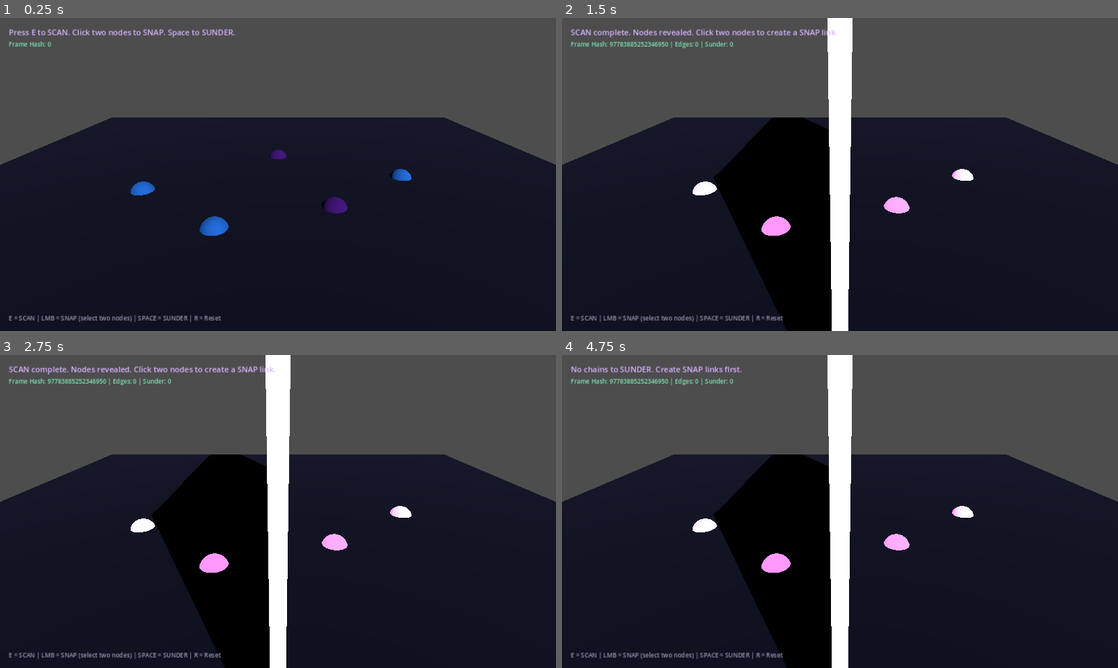
Above: before the commit, frames 1-4 (two rows, left to right).
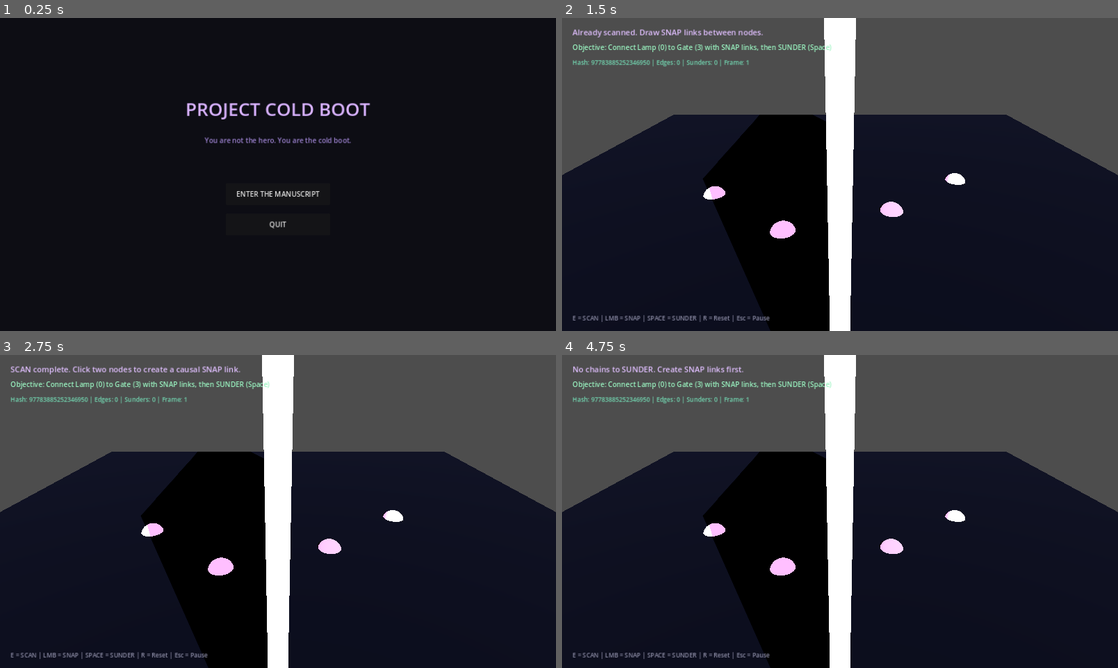
Above: after the commit, the same moments.

Repository: beyond-repair/Project-Cold-Boot
Game: Godot game, scene res://scenes/main_menu/MainMenu.tscn
Two runs of this game, one before a commit and one after it. Both use one fixed random seed, a clock stepped at 60 frames per second and the inputs below. Before the commit the project starts from res://scenes/vertical_slice/VerticalSlice.tscn.
Inputs (mouse positions are in pixels of both pictures, inside the frame that each line leads up to):
- Up to frame 1 (0.25 s): no input
- Up to frame 2 (1.5 s): click (840, 193) at 0.5 s, where only the run after the commit has a clickable "ENTER THE MANUSCRIPT"; tap E (scan) at 1.25 s; move the mouse to (962, 158) at 1.27 s; hold E (scan) from 1.28 s (still down); click (962, 158) at 1.42 s
- Up to frame 3 (2.75 s): tap Space (sunder) at 1.55, 2.1 s; tap R (reset_demo) at 2 s; move the mouse to (166, 527) at 2.02 s; release E (scan) at 2.03 s; click (166, 527) at 2.17 s; tap E (scan) at 2.3 s
- Up to frame 4 (4.75 s): tap R (reset_demo) at 2.75, 3.5, 4.25 s; move the mouse to (895, 442) at 2.77 s; hold E (scan) 2.78-3.53 s; click (895, 442) at 2.92 s; tap Space (sunder) at 3.05, 3.6, 4.55 s; move the mouse to (812, 574) at 3.52 s; click (812, 574) at 3.67 s; tap E (scan) at 3.8 s; move the mouse to (1006, 558) at 4.27 s; hold E (scan) from 4.28 s (still down); click (1006, 558) at 4.42 s

The runs differ from the first frame. In frame 1, 36% of the frame differs, in the area x 0-100%, y 0-98%; in frame 2, 6.5%; in frame 3, 6.4%; in frame 4, 6.3%.

Commit message:
Vertical slice hardening toward full game
- Main menu scene + flow into slice
- Clear objective tracking and win state
- Improved feedback, locked-node handling, path hinting
- Simple pause / restart
- Progress toward complete single-room experience
- Status updated: slice hardening in progress, full game roadmap active

Diff:
--- a/godot/project.godot
+++ b/godot/project.godot
@@ -1,5 +1,5 @@
 ; Engine configuration file.
-; Godot 4.x project for Project Cold Boot vertical slice.
+; Godot 4.x project for Project Cold Boot.
 
 config_version=5
 
@@ -7,7 +7,7 @@
 
 config/name="Project Cold Boot"
 config/description="Reality-editing action-puzzle. SCAN → SNAP → SUNDER. You are the cold boot."
-run/main_scene="res://scenes/vertical_slice/VerticalSlice.tscn"
+run/main_scene="res://scenes/main_menu/MainMenu.tscn"
 config/features=PackedStringArray("4.2", "Forward Plus")
 config/icon="res://icon.svg"
 
@@ -44,8 +44,12 @@
 "events": [Object(InputEventKey,"resource_local_to_scene":false,"resource_name":"","device":0,"window_id":0,"alt_presse …(191 unchanged characters)…
 ]
 }
+pause_menu={
+"deadzone": 0.5,
+"events": [Object(InputEventKey,"resource_local_to_scene":false,"resource_name":"","device":0,"window_id":0,"alt_pressed":false,"shift_pressed":false,"ctrl_pressed":false,"meta_pressed":false,"pressed":false,"keycode":0,"physical_keycode":4194305,"key_label":0,"unicode":0,"location":0,"echo":false,"script":null)
+]
+}
 
 [rendering]
 
 anti_aliasing/quality/msaa_3d=1
-lights_and_shadows/directional_shadow/size=2048
--- /dev/null
+++ b/godot/scenes/main_menu/MainMenu.tscn
@@ -0,0 +1,81 @@
+[gd_scene load_steps=2 format=3]
+
+[ext_resource type="Script" path="res://scripts/main_menu/MainMenu.gd" id="1"]
+
+[node name="MainMenu" type="Control"]
+layout_mode = 3
+anchors_preset = 15
+anchor_right = 1.0
+anchor_bottom = 1.0
+grow_horizontal = 2
+grow_vertical = 2
+script = ExtResource("1")
+
+[node name="ColorRect" type="ColorRect" parent="."]
+layout_mode = 1
+anchors_preset = 15
+anchor_right = 1.0
+anchor_bottom = 1.0
+grow_horizontal = 2
+grow_vertical = 2
+color = Color(0.05, 0.05, 0.08, 1)
+
+[node name="Title" type="Label" parent="."]
+layout_mode = 1
+anchors_preset = 8
+anchor_left = 0.5
+anchor_top = 0.5
+anchor_right = 0.5
+anchor_bottom = 0.5
+offset_left = -300.0
+offset_top = -180.0
+offset_right = 300.0
+offset_bottom = -100.0
+grow_horizontal = 2
+grow_vertical = 2
+theme_override_colors/font_color = Color(0.85, 0.7, 1, 1)
+theme_override_font_sizes/font_size = 42
+text = "PROJECT COLD BOOT"
+horizontal_alignment = 1
+
+[node name="Subtitle" type="Label" parent="."]
+layout_mode = 1
+anchors_preset = 8
+anchor_left = 0.5
+anchor_top = 0.5
+anchor_right = 0.5
+anchor_bottom = 0.5
+offset_left = -400.0
+offset_top = -90.0
+offset_right = 400.0
+offset_bottom = -50.0
+theme_override_colors/font_color = Color(0.6, 0.5, 0.8, 1)
+theme_override_font_sizes/font_size = 16
+text = "You are not the hero. You are the cold boot."
+horizontal_alignment = 1
+
+[node name="PlayButton" type="Button" parent="."]
+layout_mode = 1
+anchors_preset = 8
+anchor_left = 0.5
+anchor_top = 0.5
+anchor_right = 0.5
+anchor_bottom = 0.5
+offset_left = -120.0
+offset_top = 20.0
+offset_right = 120.0
+offset_bottom = 70.0
+text = "ENTER THE MANUSCRIPT"
+
+[node name="QuitButton" type="Button" parent="."]
+layout_mode = 1
+anchors_preset = 8
+anchor_left = 0.5
+anchor_top = 0.5
+anchor_right = 0.5
+anchor_bottom = 0.5
+offset_left = -120.0
+offset_top = 90.0
+offset_right = 120.0
+offset_bottom = 140.0
+text = "QUIT"
--- a/godot/scenes/vertical_slice/VerticalSlice.tscn
+++ b/godot/scenes/vertical_slice/VerticalSlice.tscn
@@ -6,49 +6,49 @@
 size = Vector3(20, 0.2, 20)
 
 [sub_resource type="StandardMaterial3D" id="Mat_floor"]
-albedo_color = Color(0.08, 0.08, 0.12, 1)
+albedo_color = Color(0.07, 0.07, 0.11, 1)
 
 [sub_resource type="BoxMesh" id="BoxMesh_seam"]
-size = Vector3(0.15, 6, 12)
+size = Vector3(0.18, 7, 14)
 
 [sub_resource type="StandardMaterial3D" id="Mat_seam"]
-albedo_color = Color(0.6, 0.2, 1, 1)
+albedo_color = Color(0.55, 0.15, 1, 1)
 emission_enabled = true
-emission = Color(0.7, 0.3, 1, 1)
-emission_energy_multiplier = 4.0
+emission = Color(0.7, 0.25, 1, 1)
+emission_energy_multiplier = 5.0
 
 [sub_resource type="CapsuleMesh" id="Capsule_auditor"]
 radius = 0.4
-height = 1.8
+height = 1.85
 
 [sub_resource type="StandardMaterial3D" id="Mat_auditor"]
-albedo_color = Color(0.1, 0.1, 0.12, 1)
+albedo_color = Color(0.08, 0.08, 0.1, 1)
 emission_enabled = true
-emission = Color(0.3, 0.05, 0.4, 1)
-emission_energy_multiplier = 0.8
+emission = Color(0.35, 0.05, 0.45, 1)
+emission_energy_multiplier = 1.0
 
 [sub_resource type="CapsuleMesh" id="Capsule_sable"]
-radius = 0.35
+radius = 0.32
 height = 1.6
 
 [sub_resource type="StandardMaterial3D" id="Mat_sable"]
-albedo_color = Color(0.15, 0.05, 0.2, 1)
+albedo_color = Color(0.12, 0.04, 0.18, 1)
 emission_enabled = true
-emission = Color(0.5, 0.2, 0.8, 1)
-emission_energy_multiplier = 1.5
+emission = Color(0.55, 0.2, 0.85, 1)
+emission_energy_multiplier = 2.0
 
 [node name="VerticalSlice" type="Node3D"]
 script = ExtResource("1")
 
 [node name="Camera3D" type="Camera3D" parent="."]
-transform = Transform3D(1, 0, 0, 0, 0.92, 0.39, 0, -0.39, 0.92, 0, 4, 8)
+transform = Transform3D(1, 0, 0, 0, 0.906, 0.423, 0, -0.423, 0.906, 0, 5, 9)
 current = true
-fov = 55.0
+fov = 52.0
 
 [node name="DirectionalLight3D" type="DirectionalLight3D" parent="."]
-transform = Transform3D(0.86, -0.3, 0.4, 0, 0.8, 0.6, -0.5, -0.5, 0.7, 0, 5, 0)
-light_color = Color(0.7, 0.75, 1, 1)
-light_energy = 0.9
+transform = Transform3D(0.86, -0.3, 0.4, 0, 0.8, 0.6, -0.5, -0.5, 0.7, 0, 6, 0)
+light_color = Color(0.65, 0.7, 1, 1)
+light_energy = 0.85
 shadow_enabled = true
 
 [node name="Floor" type="MeshInstance3D" parent="."]
@@ -56,7 +56,7 @@
 surface_material_override/0 = SubResource("Mat_floor")
 
 [node name="BleedSeam" type="MeshInstance3D" parent="."]
-transform = Transform3D(1, 0, 0, 0, 1, 0, 0, 0, 1, 0, 3, 0)
+transform = Transform3D(1, 0, 0, 0, 1, 0, 0, 0, 1, 0, 3.5, 0)
 mesh = SubResource("BoxMesh_seam")
 surface_material_override/0 = SubResource("Mat_seam")
 visible = false
@@ -66,13 +66,13 @@
 [node name="GraphEdges" type="Node3D" parent="."]
 
 [node name="Auditor" type="MeshInstance3D" parent="."]
-transform = Transform3D(1, 0, 0, 0, 1, 0, 0, 0, 1, 3, 1, 3)
+transform = Transform3D(1, 0, 0, 0, 1, 0, 0, 0, 1, 3.5, 1.1, 3.5)
 mesh = SubResource("Capsule_auditor")
 surface_material_override/0 = SubResource("Mat_auditor")
 visible = false
 
 [node name="Sable" type="MeshInstance3D" parent="."]
-transform = Transform3D(1, 0, 0, 0, 1, 0, 0, 0, 1, -3, 1, 3)
+transform = Transform3D(1, 0, 0, 0, 1, 0, 0, 0, 1, -3.5, 1.0, 3.5)
 mesh = SubResource("Capsule_sable")
 surface_material_override/0 = SubResource("Mat_sable")
 visible = false
@@ -80,28 +80,77 @@
 [node name="UI" type="CanvasLayer" parent="."]
 
 [node name="StatusLabel" type="Label" parent="UI"]
-offset_left = 20.0
+offset_left = 24.0
 offset_top = 20.0
-offset_right = 900.0
-offset_bottom = 80.0
-theme_override_colors/font_color = Color(0.85, 0.7, 1, 1)
+offset_right = 960.0
+offset_bottom = 60.0
+theme_override_colors/font_color = Color(0.88, 0.75, 1, 1)
 theme_override_font_sizes/font_size = 18
 text = "Press E to SCAN."
 
-[node name="HelpLabel" type="Label" parent="UI"]
-offset_left = 20.0
-offset_top = 680.0
-offset_right = 800.0
-offset_bottom = 710.0
-theme_override_colors/font_color = Color(0.6, 0.6, 0.7, 1)
-theme_override_font_sizes/font_size = 14
-text = "E = SCAN | LMB = SNAP | SPACE = SUNDER | R = Reset"
+[node name="ObjectiveLabel" type="Label" parent="UI"]
+offset_left = 24.0
+offset_top = 56.0
+offset_right = 900.0
+offset_bottom = 88.0
+theme_override_colors/font_color = Color(0.6, 0.95, 0.75, 1)
+theme_override_font_sizes/font_size = 16
+text = "Objective: SCAN the room (E)"
 
 [node name="HashLabel" type="Label" parent="UI"]
-offset_left = 20.0
-offset_top = 50.0
-offset_right = 600.0
+offset_left = 24.0
+offset_top = 92.0
+offset_right = 700.0
+offset_bottom = 120.0
+theme_override_colors/font_color = Color(0.45, 0.85, 0.7, 1)
+theme_override_font_sizes/font_size = 14
+text = "Hash: 0"
+
+[node name="HelpLabel" type="Label" parent="UI"]
+offset_left = 24.0
+offset_top = 680.0
+offset_right = 900.0
+offset_bottom = 710.0
+theme_override_colors/font_color = Color(0.55, 0.55, 0.65, 1)
+theme_override_font_sizes/font_size = 14
+text = "E = SCAN | LMB = SNAP | SPACE = SUNDER | R = Reset | Esc = Pause"
+
+[node name="WinPanel" type="PanelContainer" parent="UI"]
+visible = false
+anchors_preset = 8
+anchor_left = 0.5
+anchor_top = 0.5
+anchor_right = 0.5
+anchor_bottom = 0.5
+offset_left = -220.0
+offset_top = -80.0
+offset_right = 220.0
 offset_bottom = 80.0
-theme_override_colors/font_color = Color(0.5, 0.9, 0.7, 1)
-theme_override_font_sizes/font_size = 14
-text = "Frame Hash: 0"
+
+[node name="WinLabel" type="Label" parent="UI/WinPanel"]
+layout_mode = 2
+theme_override_colors/font_color = Color(0.85, 0.7, 1, 1)
+theme_override_font_sizes/font_size = 20
+text = "GATE OPEN\nSable: \"You rewrote the fragment.\"\nPress R to run again."
+horizontal_alignment = 1
+vertical_alignment = 1
+
+[node name="PausePanel" type="PanelContainer" parent="UI"]
+process_mode = 3
+visible = false
+anchors_preset = 8
+anchor_left = 0.5
+anchor_top = 0.5
+anchor_right = 0.5
+anchor_bottom = 0.5
+offset_left = -160.0
+offset_top = -60.0
+offset_right = 160.0
+offset_bottom = 60.0
+
+[node name="PauseLabel" type="Label" parent="UI/PausePanel"]
+layout_mode = 2
+theme_override_font_sizes/font_size = 22
+text = "PAUSED\nEsc to resume"
+horizontal_alignment = 1
+vertical_alignment = 1
--- /dev/null
+++ b/godot/scripts/main_menu/MainMenu.gd
@@ -0,0 +1,11 @@
+extends Control
+
+func _ready() -> void:
+	$PlayButton.pressed.connect(_on_play)
+	$QuitButton.pressed.connect(_on_quit)
+
+func _on_play() -> void:
+	get_tree().change_scene_to_file("res://scenes/vertical_slice/VerticalSlice.tscn")
+
+func _on_quit() -> void:
+	get_tree().quit()
--- a/godot/scripts/systems/GameState.gd
+++ b/godot/scripts/systems/GameState.gd
@@ -1,6 +1,5 @@
 extends Node
-## Autoload: minimal DLRSE state for the vertical slice demo.
-## Log-only emission simulation + single-writer commit.
+## Minimal DLRSE state for vertical slice → expanding toward full game.
 
 signal graph_changed
 signal frame_committed(frame_id: int, hash: int)
@@ -9,6 +8,8 @@
 signal snap_created(from_id: int, to_id: int)
 signal sunder_executed(chain: Array)
 signal auditor_intervened
+signal gate_opened
+signal demo_won
 
 const MAX_NODES := 32
 const MAX_EDGES := 64
@@ -20,7 +21,9 @@
 var scanned: bool = false
 var sunder_count: int = 0
 var auditor_active: bool = false
+var gate_is_open: bool = false
 var last_hash: int = 0
+var snap_count: int = 0
 
 func _ready() -> void:
 	reset_demo()
@@ -33,9 +36,9 @@
 	scanned = false
 	sunder_count = 0
 	auditor_active = false
+	gate_is_open = false
 	last_hash = 0
-	# Hard-coded vertical-slice room graph (5 anchors)
-	# Matches dual-reality street: 3 Vesper + 2 Necropolis bleed anchors
+	snap_count = 0
 	_add_node(0, Vector3(-4, 0, 0), 1, "Vesper_Lamp")
 	_add_node(1, Vector3(-1.5, 0, 2), 1, "Vesper_Conduit")
 	_add_node(2, Vector3(1.5, 0, 1), 0, "Necro_Spire")
@@ -70,12 +73,10 @@
 	mutation_log.append(rec)
 
 func commit_frame() -> bool:
-	# Minimal DCB validation
 	if mutation_log.size() > 16:
 		validation_failed.emit("Budget exceeded")
 		mutation_log.clear()
 		return false
-	# Apply in order (already sequential)
 	for rec in mutation_log:
 		_apply(rec)
 	frame_id += 1
@@ -98,7 +99,12 @@
 			if from_id >= 0 and to_id >= 0 and from_id < nodes.size() and to_id < nodes.size():
 				if nodes[from_id].locked or nodes[to_id].locked:
 					return
+				# Prevent duplicate edges
+				for e in edges:
+					if (e.from == from_id and e.to == to_id) or (e.from == to_id and e.to == from_id):
+						return
 				edges.append({"from": from_id, "to": to_id, "strength": 1.0, "corrupted": false})
+				snap_count += 1
 				snap_created.emit(from_id, to_id)
 		"SUNDER":
 			var chain: Array = []
@@ -107,9 +113,11 @@
 					chain.append(e)
 			sunder_count += 1
 			sunder_executed.emit(chain)
-			# Simple resolution: unlock gate if chain connects lamp to gate
 			if _has_path(0, 3):
 				nodes[3]["label"] = "Vesper_Gate_OPEN"
+				gate_is_open = true
+				gate_opened.emit()
+				demo_won.emit()
 		"AUD_LOCK":
 			var nid: int = rec.node
 			if nid >= 0 and nid < nodes.size():
@@ -152,6 +160,3 @@
 		if n.revealed or scanned:
 			out.append(n)
 	return out
-
-func get_edges() -> Array:
-	return edges
--- a/godot/scripts/vertical_slice/VerticalSlice.gd
+++ b/godot/scripts/vertical_slice/VerticalSlice.gd
@@ -1,20 +1,22 @@
 extends Node3D
-## Vertical Slice gray-box controller.
-## SCAN (E) → SNAP (Left Click nodes) → SUNDER (Space) → Escape when gate opens.
+## Vertical Slice — hardened single-room experience.
 
 @onready var status_label: Label = $UI/StatusLabel
 @onready var help_label: Label = $UI/HelpLabel
 @onready var hash_label: Label = $UI/HashLabel
+@onready var objective_label: Label = $UI/ObjectiveLabel
 @onready var node_container: Node3D = $GraphNodes
 @onready var edge_container: Node3D = $GraphEdges
 @onready var auditor_mesh: MeshInstance3D = $Auditor
 @onready var sable_mesh: MeshInstance3D = $Sable
 @onready var bleed_seam: MeshInstance3D = $BleedSeam
+@onready var win_panel: Control = $UI/WinPanel
+@onready var pause_panel: Control = $UI/PausePanel
 
 var selected_node: int = -1
 var node_meshes: Dictionary = {}
-var edge_meshes: Array = []
 var demo_complete: bool = false
+var paused: bool = false
 
 func _ready() -> void:
 	GameState.graph_changed.connect(_rebuild_visuals)
@@ -24,11 +26,20 @@
 	GameState.auditor_intervened.connect(_on_auditor)
 	GameState.frame_committed.connect(_on_committed)
 	GameState.validation_failed.connect(_on_validation_failed)
+	GameState.demo_won.connect(_on_win)
+	win_panel.visible = false
+	pause_panel.visible = false
 	_rebuild_visuals()
-	_update_ui("Press E to SCAN. Click two nodes to SNAP. Space to SUNDER.")
-	help_label.text = "E = SCAN | LMB = SNAP (select two nodes) | SPACE = SUNDER | R = Reset"
+	_update_objective()
+	_update_ui("Press E to SCAN and reveal the causal anchors.")
+	help_label.text = "E = SCAN | LMB = SNAP | SPACE = SUNDER | R = Reset | Esc = Pause"
 
 func _unhandled_input(event: InputEvent) -> void:
+	if event.is_action_pressed("pause_menu"):
+		_toggle_pause()
+		return
+	if paused:
+		return
 	if demo_complete and not event.is_action_pressed("reset_demo"):
 		return
 	if event.is_action_pressed("scan"):
@@ -36,24 +47,38 @@
 	elif event.is_action_pressed("sunder"):
 		_do_sunder()
 	elif event.is_action_pressed("reset_demo"):
-		GameState.reset_demo()
-		selected_node = -1
-		demo_complete = false
-		auditor_mesh.visible = false
-		sable_mesh.visible = false
-		_update_ui("Demo reset. Press E to SCAN.")
+		_reset()
 	elif event is InputEventMouseButton and event.pressed and event.button_index == MOUSE_BUTTON_LEFT:
 		_try_select_node()
 
+func _toggle_pause() -> void:
+	paused = not paused
+	pause_panel.visible = paused
+	get_tree().paused = paused
+
+func _reset() -> void:
+	GameState.reset_demo()
+	selected_node = -1
+	demo_complete = false
+	auditor_mesh.visible = false
+	sable_mesh.visible = false
+	win_panel.visible = false
+	_update_ui("Demo reset. Press E to SCAN.")
+	_update_objective()
+
 func _do_scan() -> void:
+	if GameState.scanned:
+		_update_ui("Already scanned. Draw SNAP links between nodes.")
+		return
 	GameState.begin_frame()
 	GameState.log_mutation("SCAN", 0)
 	GameState.commit_frame()
-	_update_ui("SCAN complete. Nodes revealed. Click two nodes to create a SNAP link.")
+	_update_ui("SCAN complete. Click two nodes to create a causal SNAP link.")
+	_update_objective()
 
 func _try_select_node() -> void:
 	if not GameState.scanned:
-		_update_ui("Scan first (E).")
+		_update_ui("Scan first (E) to reveal anchors.")
 		return
 	var cam := get_viewport().get_camera_3d()
 	if cam == null:
@@ -69,9 +94,12 @@
 	var collider = result.collider
 	if collider and collider.has_meta("node_id"):
 		var id: int = collider.get_meta("node_id")
+		if GameState.nodes[id].locked:
+			_update_ui("Node %d is locked by an Auditor. Find another path." % id)
+			return
 		if selected_node == -1:
 			selected_node = id
-			_update_ui("Selected node %d. Click another node to SNAP." % id)
+			_update_ui("Selected [%d] %s. Click another node to SNAP." % [id, GameState.nodes[id].label])
 		elif selected_node != id:
 			_do_snap(selected_node, id)
 			selected_node = -1
@@ -79,10 +107,10 @@
 func _do_snap(from_id: int, to_id: int) -> void:
 	GameState.begin_frame()
 	GameState.log_mutation("SNAP", from_id, to_id)
-	# Simple Auditor reaction: after 2 edges, lock a middle node
-	if GameState.edges.size() == 1:
-		GameState.log_mutation("AUD_LOCK", 2)
+	if GameState.snap_count == 1 and not GameState.auditor_active:
+		GameState.log_mutation("AUD_LOCK", 2)  # Lock Necro_Spire after second link attempt
 	GameState.commit_frame()
+	_update_objective()
 
 func _do_sunder() -> void:
 	if GameState.edges.is_empty():
@@ -91,31 +119,32 @@
 	GameState.begin_frame()
 	GameState.log_mutation("SUNDER", 0)
 	GameState.commit_frame()
+	_update_objective()
 
 func _on_scan() -> void:
 	bleed_seam.visible = true
 
 func _on_snap(from_id: int, to_id: int) -> void:
-	_update_ui("SNAP: %d → %d. Build a path from Lamp (0) to Gate (3), then SUNDER." % [from_id, to_id])
+	_update_ui("SNAP created: %d → %d. Path to Gate required for SUNDER resolution." % [from_id, to_id])
 
 func _on_sunder(chain: Array) -> void:
-	var gate_open := false
-	for n in GameState.nodes:
-		if n.id == 3 and n.label.ends_with("OPEN"):
-			gate_open = true
-	if gate_open:
-		demo_complete = true
-		sable_mesh.visible = true
-		_update_ui("SUNDER resolved. Gate OPEN. Sable acknowledges. Demo complete. Press R to reset.")
+	if GameState.gate_is_open:
+		_update_ui("SUNDER resolved. Gate OPEN.")
 	else:
-		_update_ui("SUNDER executed (%d links). Connect Lamp (0) to Gate (3) and try again." % chain.size())
+		_update_ui("SUNDER executed (%d links). No path from Lamp (0) to Gate (3) yet." % chain.size())
 
 func _on_auditor() -> void:
 	auditor_mesh.visible = true
-	_update_ui("AUDITOR intervened — a node has been locked. Find another path.")
+	_update_ui("AUDITOR lock applied. One node is now unusable. Adapt.")
+
+func _on_win() -> void:
+	demo_complete = true
+	sable_mesh.visible = true
+	win_panel.visible = true
+	_update_ui("Manuscript fragment rewritten. Sable acknowledges the Cold Boot.")
 
 func _on_committed(_fid: int, h: int) -> void:
-	hash_label.text = "Frame Hash: %d | Edges: %d | Sunder: %d" % [h, GameState.edges.size(), GameState.sunder_count]
+	hash_label.text = "Hash: %d | Edges: %d | Sunders: %d | Frame: %d" % [h, GameState.edges.size(), GameState.sunder_count, _fid]
 
 func _on_validation_failed(reason: String) -> void:
 	_update_ui("Validation failed: %s" % reason)
@@ -123,16 +152,21 @@
 func _update_ui(msg: String) -> void:
 	status_label.text = msg
 
+func _update_objective() -> void:
+	if not GameState.scanned:
+		objective_label.text = "Objective: SCAN the room (E)"
+	elif not GameState.gate_is_open:
+		objective_label.text = "Objective: Connect Lamp (0) to Gate (3) with SNAP links, then SUNDER (Space)"
+	else:
+		objective_label.text = "Objective: Complete — Gate is open"
+
 func _rebuild_visuals() -> void:
-	# Clear old
 	for c in node_container.get_children():
 		c.queue_free()
 	for c in edge_container.get_children():
 		c.queue_free()
 	node_meshes.clear()
-	edge_meshes.clear()
-
-	# Nodes
+
 	for n in GameState.nodes:
 		var mi := MeshInstance3D.new()
 		var sphere := SphereMesh.new()
@@ -141,55 +175,54 @@
 		mi.mesh = sphere
 		var mat := StandardMaterial3D.new()
 		if n.layer == 0:
-			mat.albedo_color = Color(0.4, 0.1, 0.5)  # Necropolis purple-ink
+			mat.albedo_color = Color(0.4, 0.1, 0.5)
 		else:
-			mat.albedo_color = Color(0.2, 0.6, 0.9)  # Vesper cyan
+			mat.albedo_color = Color(0.2, 0.6, 0.9)
 		if n.revealed or GameState.scanned:
 			mat.emission_enabled = true
 			mat.emission = Color(0.7, 0.3, 1.0)
-			mat.emission_energy_multiplier = 2.0
+			mat.emission_energy_multiplier = 2.5
 		if n.locked:
-			mat.albedo_color = Color(0.8, 0.1, 0.1)
-			mat.emission = Color(1.0, 0.0, 0.0)
+			mat.albedo_color = Color(0.9, 0.15, 0.15)
+			mat.emission = Color(1.0, 0.1, 0.1)
+			mat.emission_energy_multiplier = 3.0
+		if n.id == 3 and GameState.gate_is_open:
+			mat.albedo_color = Color(0.2, 0.9, 0.4)
+			mat.emission = Color(0.3, 1.0, 0.5)
 		mi.material_override = mat
 		mi.position = n.pos
 		node_container.add_child(mi)
 
-		# Collision for clicking
 		var body := StaticBody3D.new()
 		var col := CollisionShape3D.new()
 		var shape := SphereShape3D.new()
-		shape.radius = 0.4
+		shape.radius = 0.45
 		col.shape = shape
 		body.add_child(col)
 		body.set_meta("node_id", n.id)
 		mi.add_child(body)
 		node_meshes[n.id] = mi
 
-	# Edges
 	for e in GameState.edges:
 		var from_pos: Vector3 = GameState.nodes[e.from].pos
 		var to_pos: Vector3 = GameState.nodes[e.to].pos
 		var mi := MeshInstance3D.new()
-		var mesh := ImmediateMesh.new()
-		mi.mesh = mesh
+		var cyl := CylinderMesh.new()
+		cyl.top_radius = 0.06
+		cyl.bottom_radius = 0.06
+		cyl.height = from_pos.distance_to(to_pos)
+		mi.mesh = cyl
 		var mat := StandardMaterial3D.new()
 		mat.shading_mode = BaseMaterial3D.SHADING_MODE_UNSHADED
-		mat.albedo_color = Color(0.8, 0.3, 1.0)
+		mat.albedo_color = Color(0.85, 0.35, 1.0)
 		mat.emission_enabled = true
-		mat.emission = Color(0.7, 0.2, 1.0)
-		mat.emission_energy_multiplier = 3.0
+		mat.emission = Color(0.75, 0.25, 1.0)
+		mat.emission_energy_multiplier = 4.0
 		if e.corrupted:
-			mat.albedo_color = Color(1.0, 0.2, 0.2)
+			mat.albedo_color = Color(1.0, 0.25, 0.25)
+			mat.emission = Color(1.0, 0.2, 0.2)
 		mi.material_override = mat
-		# Simple cylinder between points
-		var cyl := CylinderMesh.new()
-		cyl.top_radius = 0.05
-		cyl.bottom_radius = 0.05
-		cyl.height = from_pos.distance_to(to_pos)
-		mi.mesh = cyl
-		mi.look_at_from_position((from_pos + to_pos) / 2.0, to_pos, Vector3.UP)
+		mi.position = (from_pos + to_pos) / 2.0
+		mi.look_at(to_pos, Vector3.UP)
 		mi.rotate_object_local(Vector3.RIGHT, PI / 2.0)
-		mi.position = (from_pos + to_pos) / 2.0
 		edge_container.add_child(mi)
-		edge_meshes.append(mi)
Not shown: 1 places in godot/scenes/vertical_slice/VerticalSlice.tscn that only renumber resources
Not shown, changed: README.md
Not shown, changed: docs/DEMO.md
Not shown, changed: docs/STATUS.md
